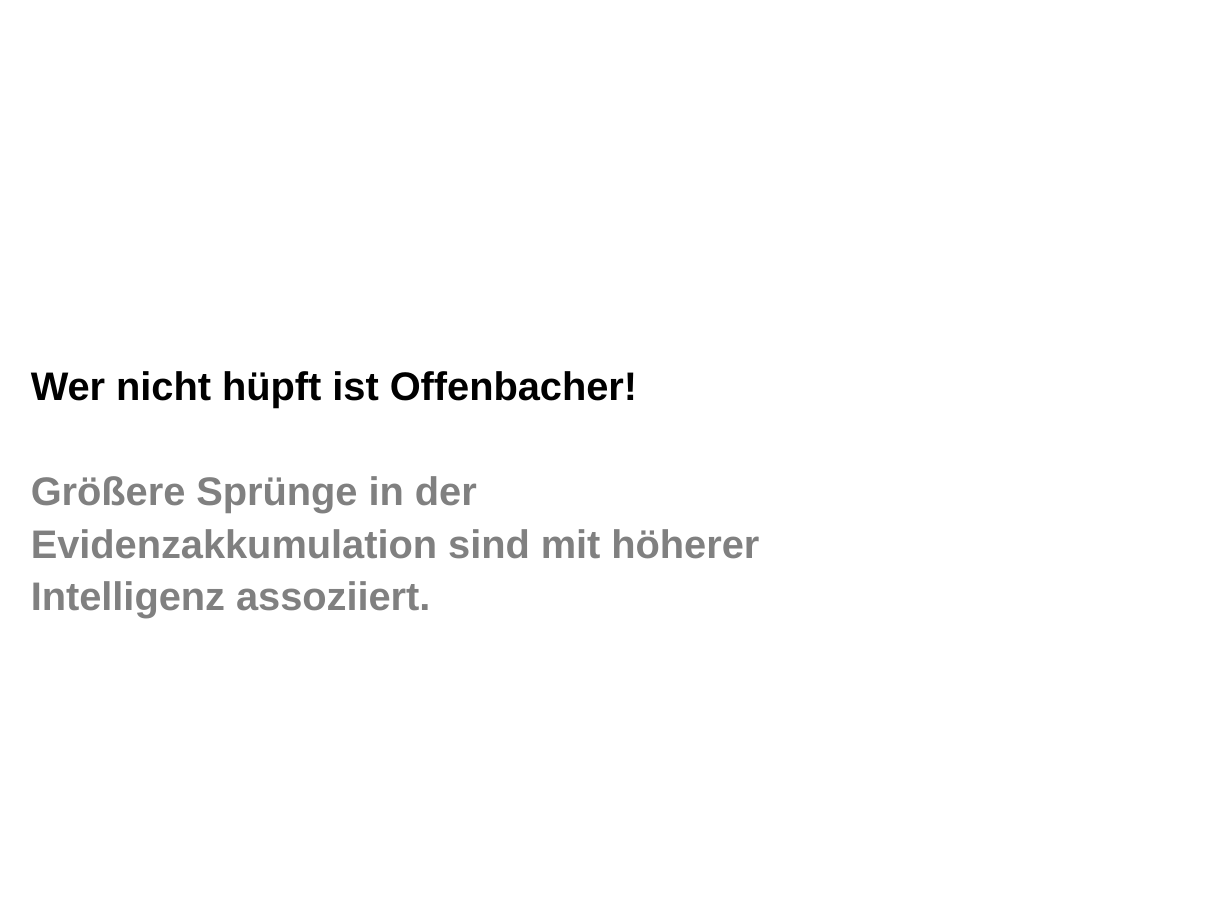
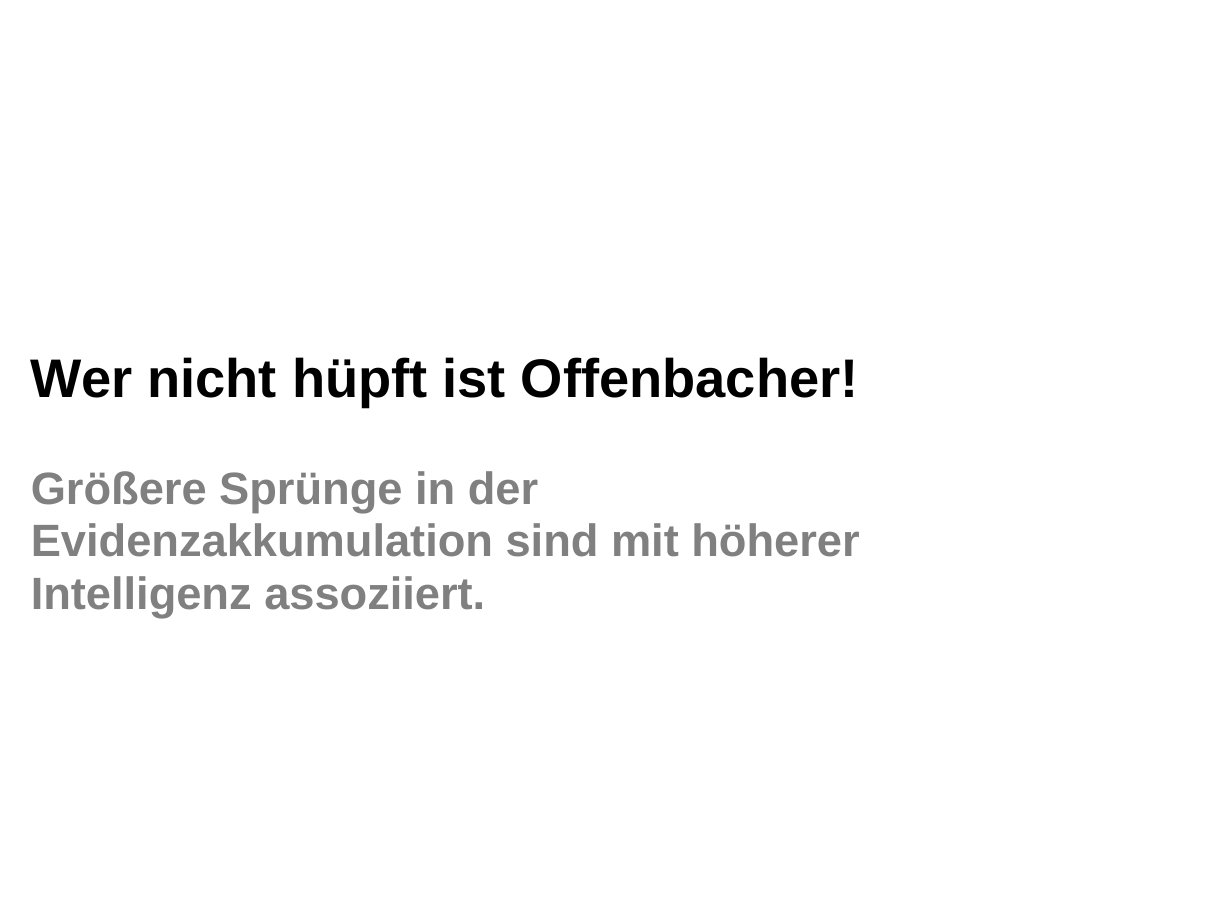
Before and after one commit to SLesche/levy-intelligence, a slide deck: slide 1 of presentations/levy_presentation.pptx. Drawn at 1232x924 pixels with LibreOffice and Linux fonts; fonts in the diff are those of the drawing; background and template pictures are left out. Boxes give left, top, right and bottom in pixels: in the first picture for what was removed or moved away, otherwise in the second. Text is boxed around its words. In the diff, an @@ line names an element or a change of style, - is before the commit and + after.

```diff
--- a/presentations/levy_presentation.pptx
+++ b/presentations/levy_presentation.pptx
@@ title "Wer nicht hüpft ist Offenbacher! ..." at <box>31,357,859,619</box>: size 22 to 30 pt in "Wer nicht hüpft ist Offenbacher!"; size 22 to 25 pt in "Größere Sprünge in der Evidenzakkumulation sind mit ..." @@
```
Also in this commit, not shown: 8 other slides changed, 2 slides added.
